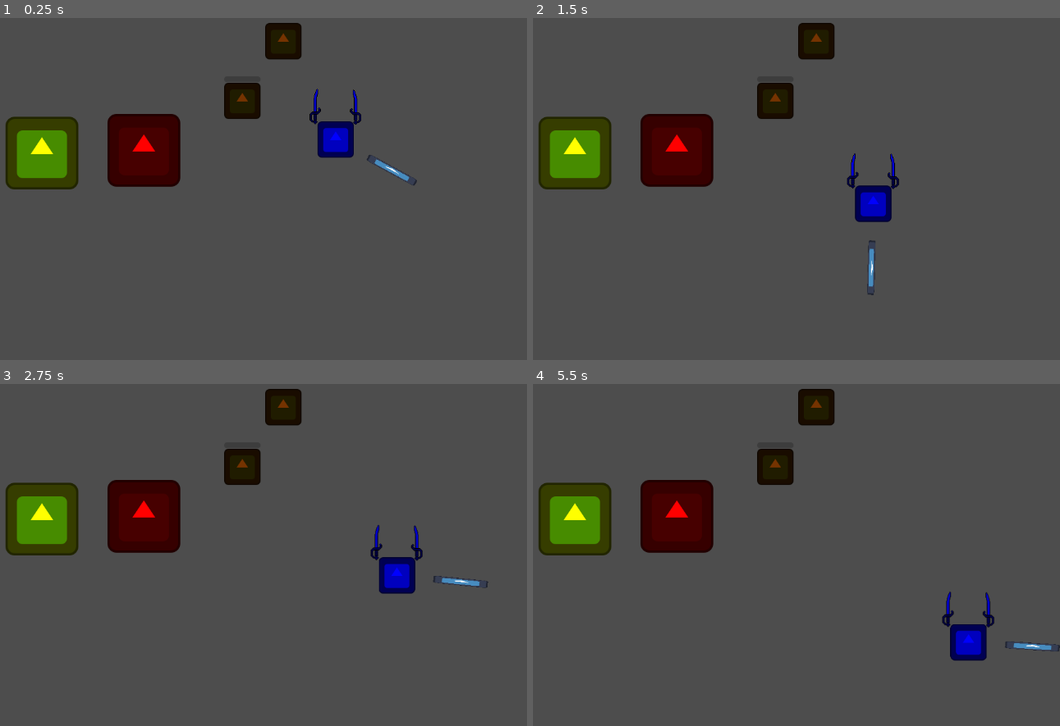
Above: before the commit, frames 1-4 (two rows, left to right).
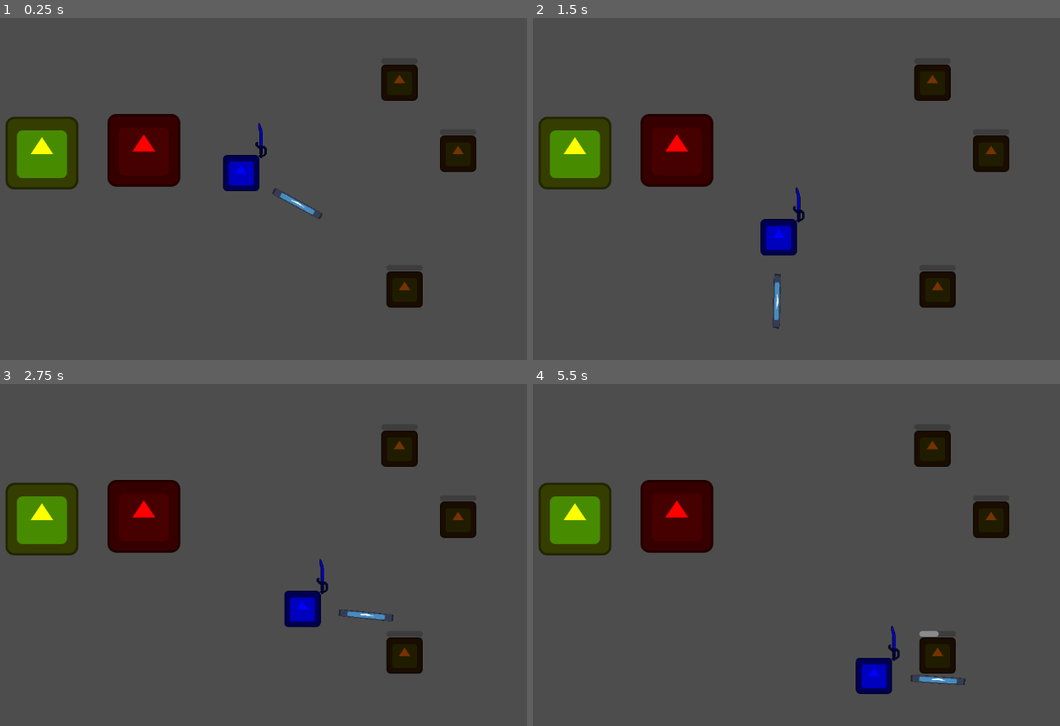
Above: after the commit, the same moments.

Repository: Maccy-0/1-Tap-Adventure
Game: Godot game, scene res://Scenes/MainScene.tscn
Same seed, same stepped clock (60 frames per second), same inputs: the game is played once before the commit and once after it. The engine's default icon, where the game draws it, is replaced by a stand-in: a white triangle on a blue panel in a dark square.
Inputs:
- Up to frame 1 (0.25 s): no input
- Up to frame 2 (1.5 s): hold Space (action) 0.53-1.28 s; tap Space (action) at 1.35 s
- Up to frame 3 (2.75 s): hold Space (action) from 2.03 s (still down)
- Up to frame 4 (5.5 s): release Space (action) at 2.78 s; tap Space (action) at 2.85, 4.35 s; hold Space (action) 3.53-4.28 s; hold Space (action) from 5.03 s (still down)

The runs differ from the first frame. In frame 1, 5.6% of the frame differs, in the area x 42-91%, y 1-85%; in frame 2, 5.7%; in frame 3, 5.7%, in the area x 42-93%, y 1-85%; in frame 4, 5.7%.

Commit message:
Made the attacking

Diff:
--- a/Scenes/MainScene.tscn
+++ b/Scenes/MainScene.tscn
@@ -25,7 +25,7 @@
 texture = ExtResource("1_hpc76")
 
 [node name="Player" type="Node2D" parent="."]
-position = Vector2(816, 260)
+position = Vector2(650, 319)
 script = ExtResource("2_tr2i4")
 
 [node name="RemoteTransform2D" type="RemoteTransform2D" parent="Player"]
@@ -43,13 +43,6 @@
 texture = ExtResource("4_qxria")
 offset = Vector2(0, -20)
 
-[node name="SwordSprite2" type="Sprite2D" parent="Player/RemoteTransform2D/PlayerSprite"]
-position = Vector2(-72, -76)
-rotation = -3.1415925
-scale = Vector2(2, -2)
-texture = ExtResource("4_qxria")
-offset = Vector2(0, -20)
-
 [node name="Arrow" type="Sprite2D" parent="Player"]
 scale = Vector2(0.75, 0.1)
 texture = ExtResource("1_hpc76")
@@ -58,12 +51,13 @@
 [node name="Area2D" type="Area2D" parent="Player"]
 
 [node name="CollisionShape2D" type="CollisionShape2D" parent="Player/Area2D"]
-position = Vector2(1, -45)
+position = Vector2(35, -57)
 shape = SubResource("CircleShape2D_qxria")
 
 [node name="EnemySpawner" type="Node2D" parent="."]
 
 [node name="Dummy" type="Node2D" parent="."]
+position = Vector2(276, -32)
 script = ExtResource("4_7rqgy")
 
 [node name="Sprite2D" type="Sprite2D" parent="Dummy"]
@@ -85,7 +79,7 @@
 show_percentage = false
 
 [node name="Dummy2" type="Node2D" parent="."]
-position = Vector2(72, -105)
+position = Vector2(285, 332)
 script = ExtResource("4_7rqgy")
 
 [node name="Sprite2D" type="Sprite2D" parent="Dummy2"]
@@ -99,6 +93,35 @@
 [node name="CollisionShape2D" type="CollisionShape2D" parent="Dummy2/Sprite2D/StaticBody2D"]
 shape = SubResource("RectangleShape2D_qxria")
 
+[node name="HealthBar" type="ProgressBar" parent="Dummy2"]
+offset_left = 620.0
+offset_top = 149.0
+offset_right = 684.0
+offset_bottom = 159.0
+show_percentage = false
+
+[node name="Dummy3" type="Node2D" parent="."]
+position = Vector2(379, 93)
+script = ExtResource("4_7rqgy")
+
+[node name="Sprite2D" type="Sprite2D" parent="Dummy3"]
+modulate = Color(0.45904118, 0.19849232, 1.92523e-07, 1)
+position = Vector2(652, 192)
+scale = Vector2(0.5, 0.5)
+texture = ExtResource("1_hpc76")
+
+[node name="StaticBody2D" type="StaticBody2D" parent="Dummy3/Sprite2D"]
+
+[node name="CollisionShape2D" type="CollisionShape2D" parent="Dummy3/Sprite2D/StaticBody2D"]
+shape = SubResource("RectangleShape2D_qxria")
+
+[node name="HealthBar" type="ProgressBar" parent="Dummy3"]
+offset_left = 620.0
+offset_top = 149.0
+offset_right = 684.0
+offset_bottom = 159.0
+show_percentage = false
+
 [connection signal="area_entered" from="Player/Area2D" to="Player" method="_on_area_2d_area_entered"]
 [connection signal="area_exited" from="Player/Area2D" to="Player" method="_on_area_2d_area_exited"]
 [connection signal="body_shape_entered" from="Player/Area2D" to="Player" method="_on_area_2d_body_shape_entered"]
--- a/Scenes/dummy.gd
+++ b/Scenes/dummy.gd
@@ -9,6 +9,7 @@
 
 func _ready():
 	add_to_group("enemies")
+	$HealthBar.max_value = max_health
 
 func take_damage(amount):
 	health -= amount
--- a/Scenes/player.gd
+++ b/Scenes/player.gd
@@ -20,6 +20,15 @@
 
 var attack_cooldown = 2.0
 var attack_timer = 0.0
+
+var sword
+var sword_start_pos
+var sword_start_rot
+
+func _ready():
+	sword = $RemoteTransform2D/PlayerSprite/SwordSprite
+	sword_start_pos = sword.position
+	sword_start_rot = sword.rotation
 
 func _input(event):
 
@@ -130,25 +139,21 @@
 	perform_attack(target)
 
 func perform_attack(target):
-	print("Attacking:", target.name)
+	animate_sword_attack()
 
-	# Spawn attack visual (optional for now)
-	spawn_attack_effect(target.global_position)
-
-	# Delay damage by 0.1s
 	await get_tree().create_timer(0.1).timeout
 
 	if is_instance_valid(target):
 		target.take_damage(10)
 
-func spawn_attack_effect(pos):
-	var sprite = Sprite2D.new()
-	sprite.texture = preload("res://Assets/Sword Sprite.png")
-	sprite.global_position = global_position
-	$RemoteTransform2D/PlayerSprite/SwordSprite
-	add_child(sprite)
 
-	# Move toward target
+func animate_sword_attack():
 	var tween = create_tween()
-	tween.tween_property(sprite, "global_position", pos, 0.1)
-	tween.tween_callback(sprite.queue_free)
+
+	# Move to center + rotate
+	tween.tween_property(sword, "position", Vector2.ZERO, 0.05)
+	tween.parallel().tween_property(sword, "rotation", sword_start_rot + PI, 0.05)
+
+	# Return to original
+	tween.tween_property(sword, "position", sword_start_pos, 0.05)
+	tween.parallel().tween_property(sword, "rotation", sword_start_rot, 0.05)
